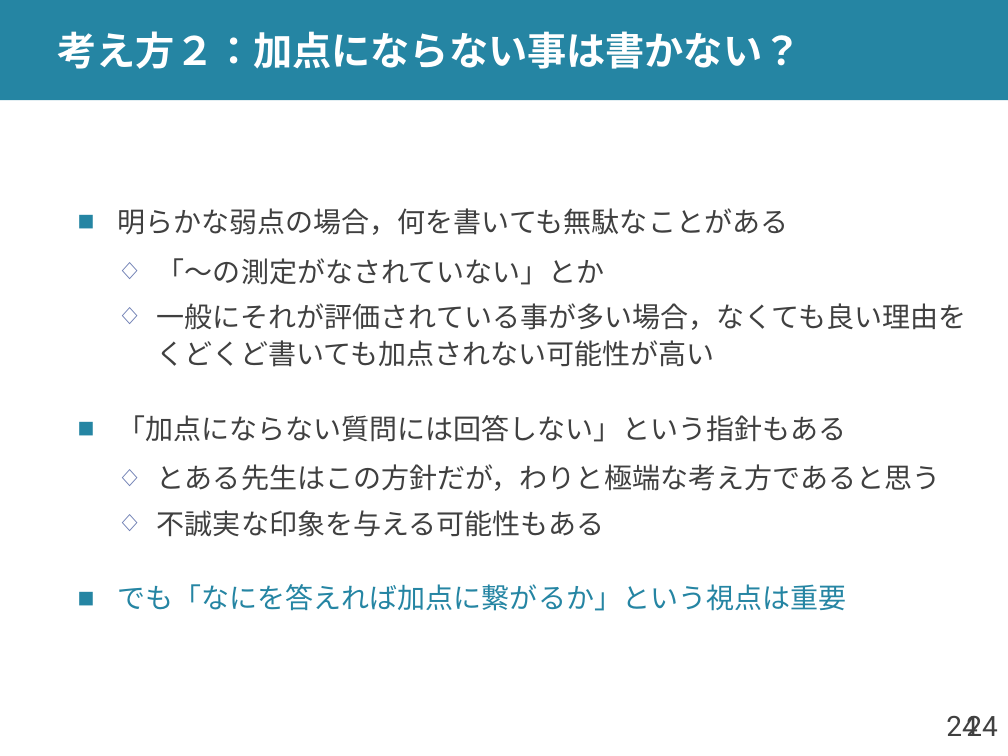
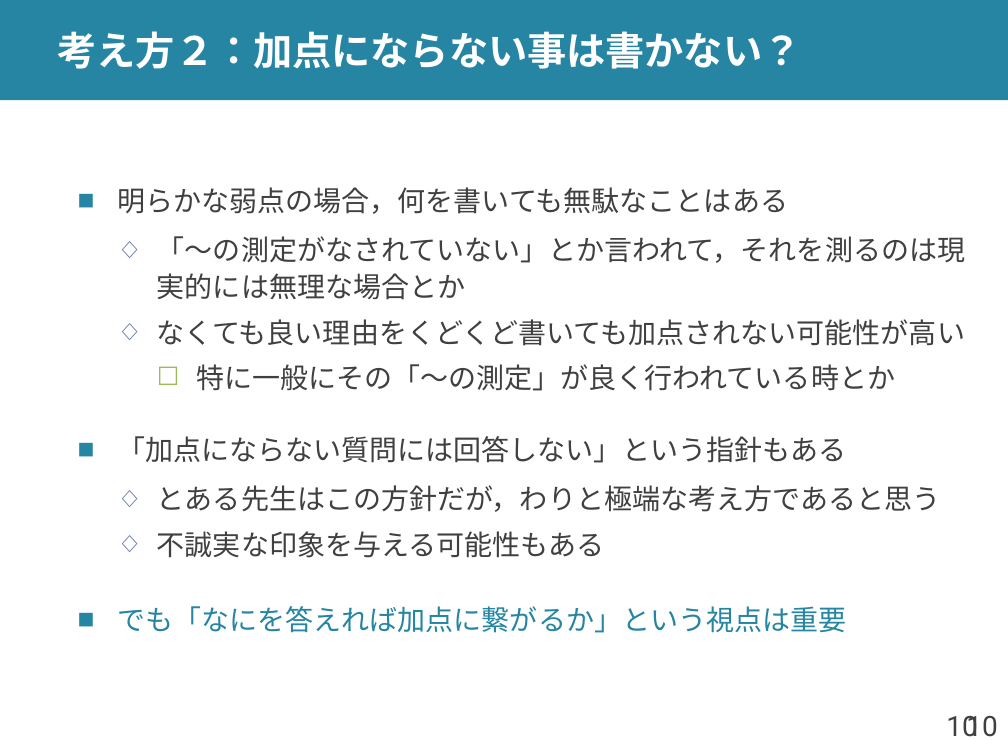
Before and after one commit to shioya-lab/how-to, a slide deck: slide 10 of rebuttal.pptx (slide 24 before the commit). Drawn at 1008x756 pixels with LibreOffice and Linux fonts; fonts in the diff are those of the drawing. Boxes give left, top, right and bottom in pixels: in the first picture for what was removed or moved away, otherwise in the second. Text is boxed around its words. In the diff, an @@ line names an element or a change of style, - is before the commit and + after.

```diff
--- a/rebuttal.pptx
+++ b/rebuttal.pptx
@@ text at [117, 187, 965, 391]: text changed @@
-■ 明らかな弱点の場合，何を書いても無駄なことがある
-  ◇ 「～の測定がなされていない」とか
-  ◇ 一般にそれが評価されている事が多い場合，なくても良い理由をくどくど書いても加点されない可能性が高い
+■ 明らかな弱点の場合，何を書いても無駄なことはある
+  ◇ 「～の測定がなされていない」とか言われて，それを測るのは現実的には無理な場合とか
+  ◇ なくても良い理由をくどくど書いても加点されない可能性が高い
+    ☐ 特に一般にその「～の測定」が良く行われている時とか
@@ page number at [946, 716, 977, 737]: text changed @@
-24
+10
@@ page number at [966, 716, 997, 737]: text changed @@
-24
+10
```
Also in this commit, not shown: 13 other slides changed, 2 other files.
